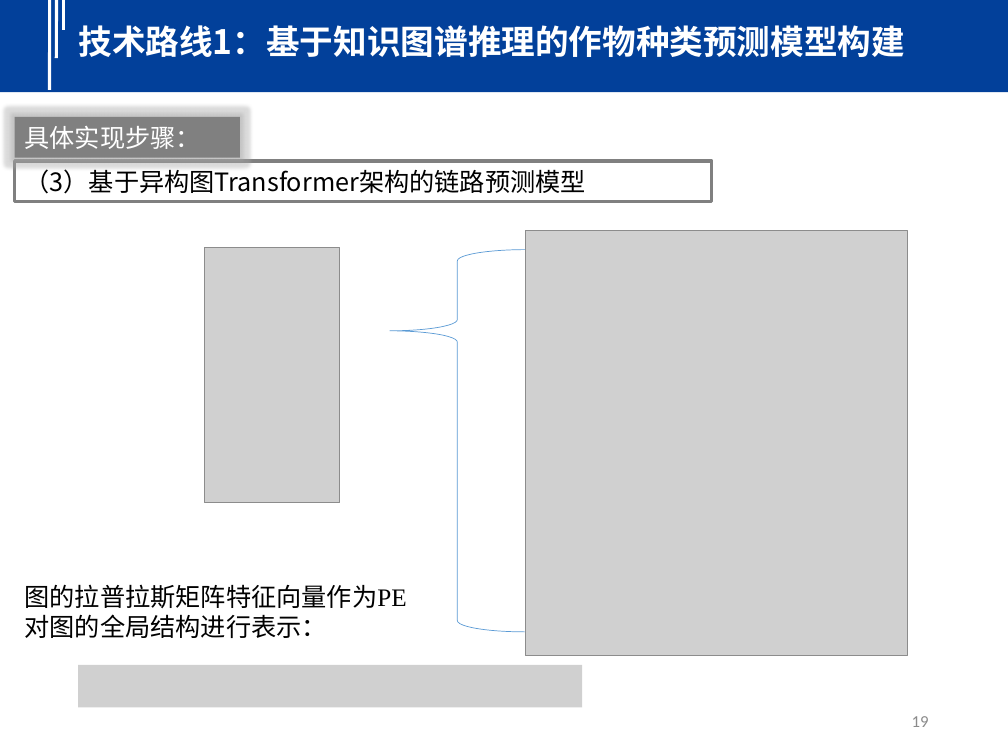
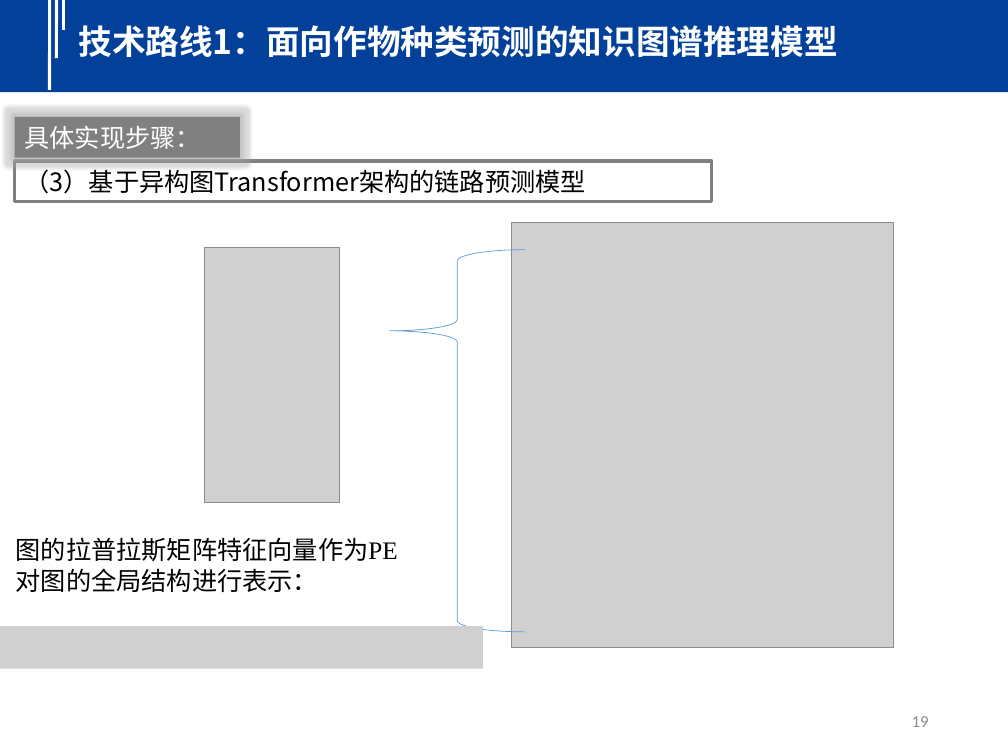
Before and after one commit to seu-cloud/seu-cloud-study, a slide deck: slide 19 of PPT/2023/20230602-巩傲凡-面向作物种类预测的知识推理技术研究.pptx. Drawn at 1008x756 pixels with LibreOffice and Linux fonts; fonts in the diff are those of the drawing; grey boxes stand for pictures. Boxes give left, top, right and bottom in pixels: in the first picture for what was removed or moved away, otherwise in the second. Text is boxed around its words. In the diff, an @@ line names an element or a change of style, - is before the commit and + after.

```diff
--- a/PPT/2023/20230602-巩傲凡-面向作物种类预测的知识推理技术研究.pptx
+++ b/PPT/2023/20230602-巩傲凡-面向作物种类预测的知识推理技术研究.pptx
@@ text at box(79, 25, 838, 57): text changed @@
-技术路线1：基于知识图谱推理的作物种类预测模型构建
+技术路线1：面向作物种类预测的知识图谱推理模型
@@ picture: place and size @@
-picture at box(525, 231, 907, 656)
+picture at box(511, 223, 893, 648)
@@ text "图的拉普拉斯矩阵特征向量作为PE": place and size @@
-text "图的拉普拉斯矩阵特征向量作为PE" at box(24, 584, 406, 638)
+text "图的拉普拉斯矩阵特征向量作为PE" at box(16, 537, 398, 592)
@@ picture added at box(0, 626, 483, 668) @@
@@ picture removed at box(78, 665, 582, 708) @@
```
Also in this commit, not shown: 17 other slides changed, 1 slide added, 1 slide removed.
